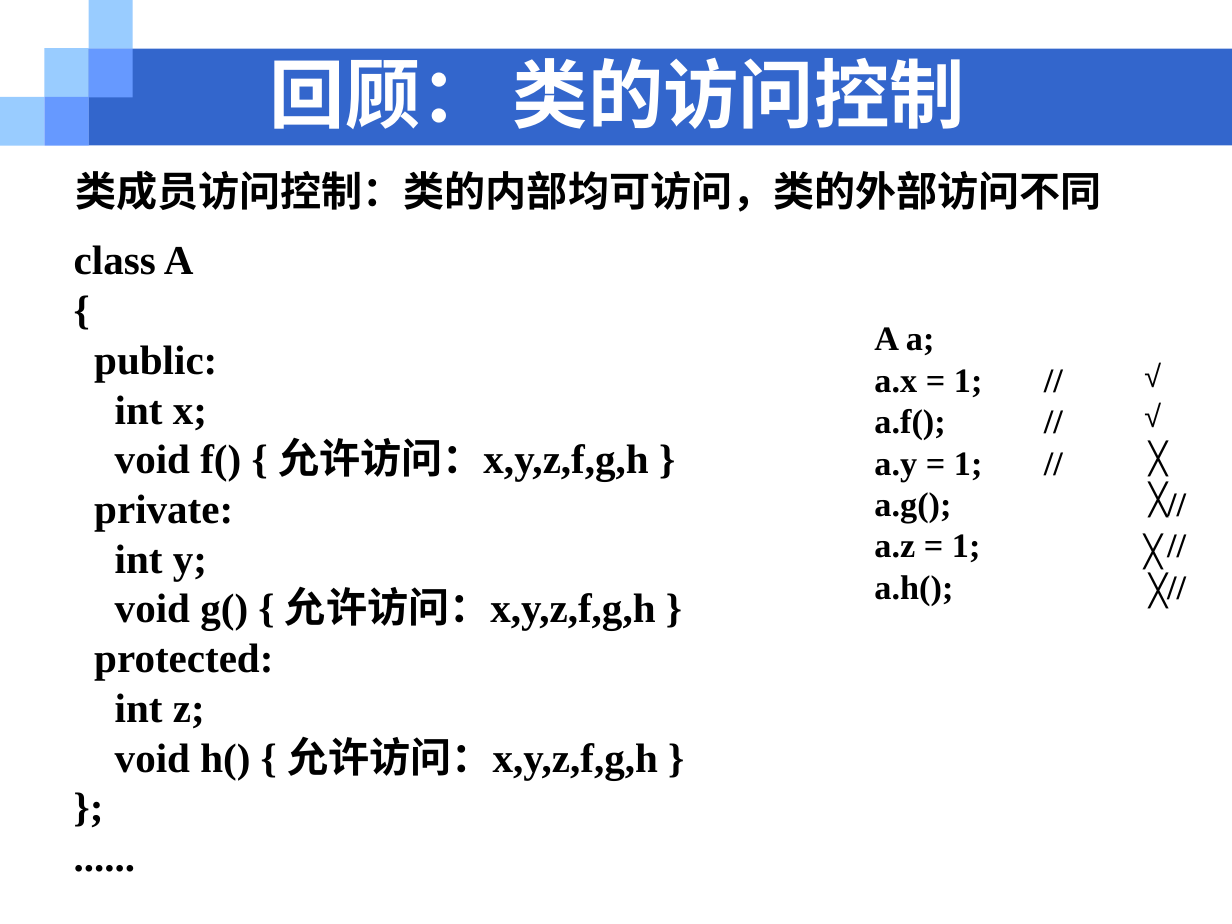
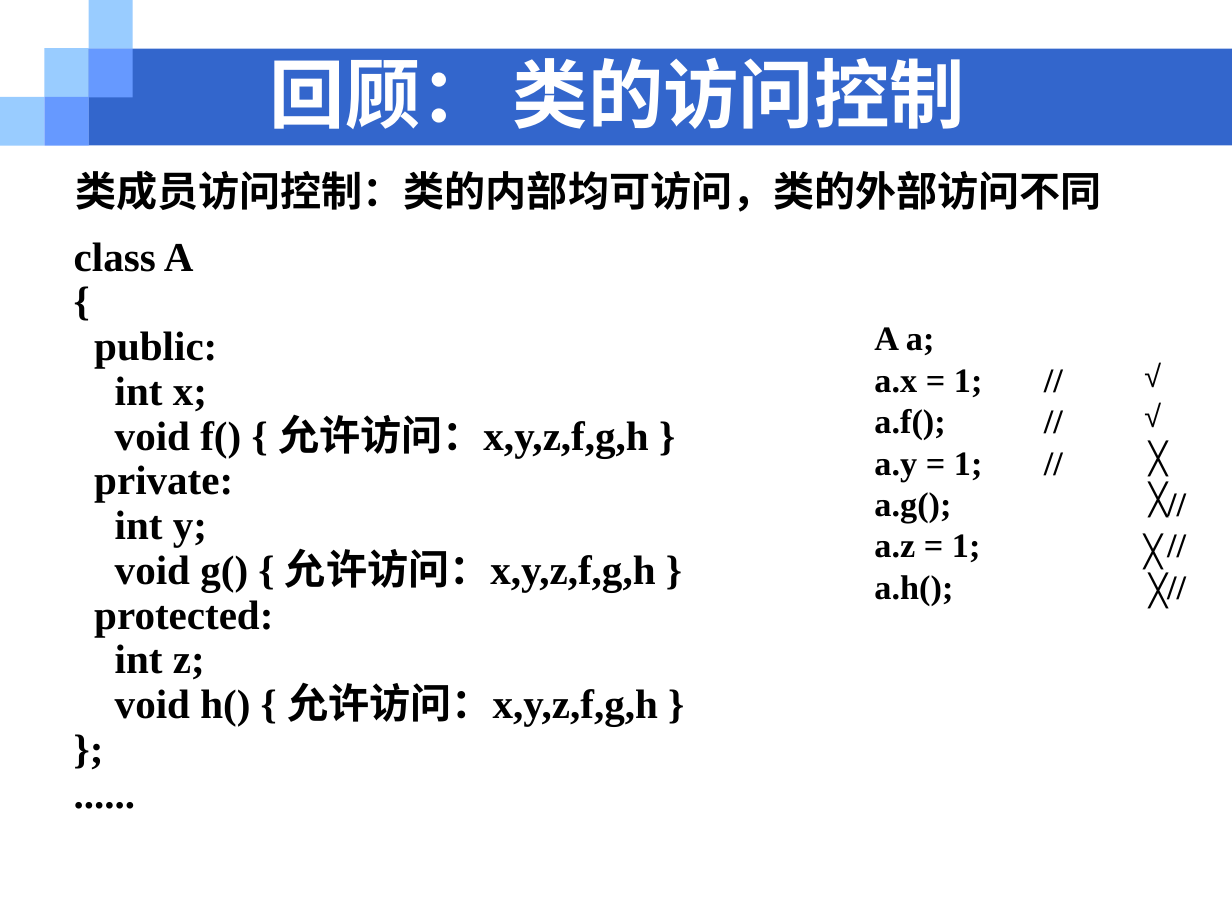
Before and after one commit to cugwhp/OOPCPP, a slide deck: slide 4 of 02.PPT/第7章 继承与派生/chapter7_1访问控制.ppt (slide 5 before the commit). Drawn at 1232x924 pixels with LibreOffice and Linux fonts; fonts in the diff are those of the drawing. Boxes give left, top, right and bottom in pixels: in the first picture for what was removed or moved away, otherwise in the second. Text is boxed around its words. In the diff, an @@ line names an element or a change of style, - is before the commit and + after.

```diff
--- a/02.PPT/第7章 继承与派生/chapter7_1访问控制.ppt
+++ b/02.PPT/第7章 继承与派生/chapter7_1访问控制.ppt
@@ text "class A" at (74, 242, 658, 727): line spacing 0.8 to 0.7 @@
```
Also in this commit, not shown: 1 slide removed, 14 other files.
